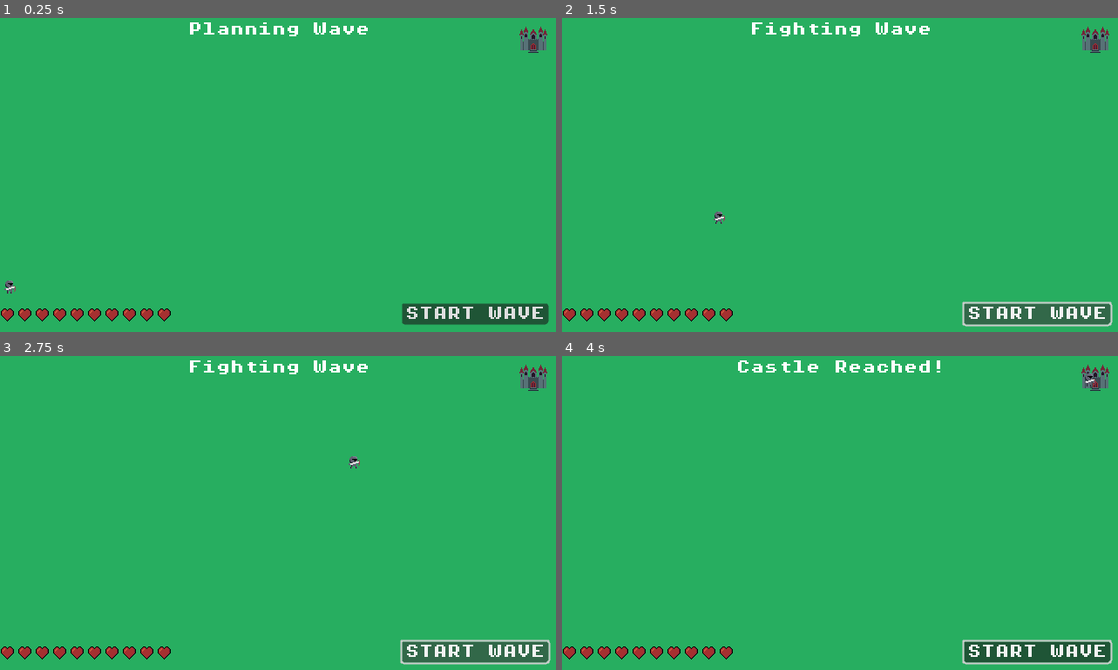
Above: before the commit, frames 1-4 (two rows, left to right).
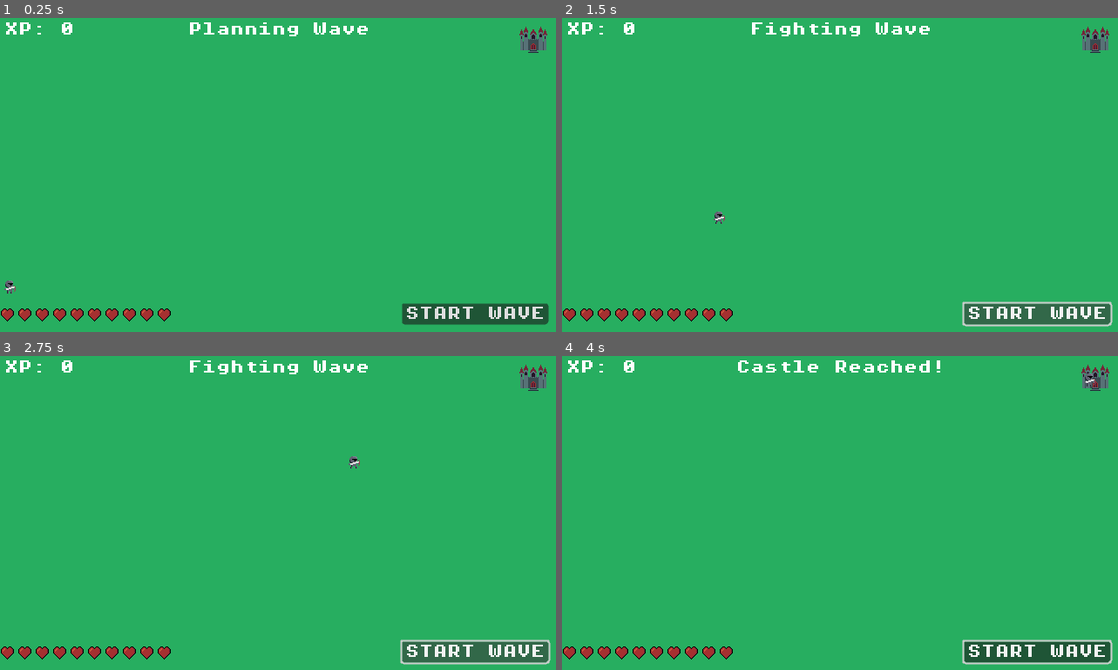
Above: after the commit, the same moments.

Repository: p-lorenzo/reversevs
Game: Godot game, scene res://scenes/world.tscn
Two runs of this game, one before a commit and one after it. Both use one fixed random seed, a clock stepped at 60 frames per second and the inputs below.
Inputs (mouse positions are in pixels of both pictures, inside the frame that each line leads up to):
- Up to frame 1 (0.25 s): no input
- Up to frame 2 (1.5 s): click "START WAVE" at 0.5 s; click "START WAVE" at 1.25 s
- Up to frame 3 (2.75 s): click "START WAVE" at 2 s
- Up to frame 4 (4 s): tap Enter (ui_accept) at 2.75, 3.02, 3.77 s; move the mouse to (962, 497) at 2.77 s; click (962, 497) at 2.92 s; move the mouse to (728, 528) at 3.52 s; click (728, 528) at 3.67 s

The runs differ from the first frame. In frame 1, 0.2% of the frame differs, in the area x 1-14%, y 1-6%; in frame 2, 0.2%; in frame 3, 0.2%; in frame 4, 0.2%.

Commit message:
feat: added experience counter

Diff:
--- a/project.godot
+++ b/project.godot
@@ -18,6 +18,7 @@
 [autoload]
 
 Game="*res://scripts/game.gd"
+ExperienceSystem="*res://scripts/experience_system.gd"
 
 [display]
 
--- a/scenes/enemy.tscn
+++ b/scenes/enemy.tscn
@@ -79,6 +79,8 @@
 
 [node name="Health" type="Node" parent="."]
 script = ExtResource("3_4ra3w")
+is_enemy = true
+exp_granted = 1
 max_health = 1
 
 [node name="slash" parent="." instance=ExtResource("4_5uy6h")]
--- /dev/null
+++ b/scenes/exp_label.gd
@@ -0,0 +1,9 @@
+extends Label
+
+func _ready() -> void:
+	if typeof(ExperienceSystem) != TYPE_NIL and not ExperienceSystem.xp_changed.is_connected(_on_xp_changed):
+		ExperienceSystem.xp_changed.connect(_on_xp_changed)
+	_on_xp_changed(ExperienceSystem.total_xp if typeof(ExperienceSystem) != TYPE_NIL else 0)
+
+func _on_xp_changed(total: int) -> void:
+	text = "XP: %d" % total
--- a/scenes/world.tscn
+++ b/scenes/world.tscn
@@ -7,6 +7,7 @@
 [ext_resource type="PackedScene" uid="uid://b30rmn847u86v" path="res://scenes/hud/phase.tscn" id="4_k0juu"]
 [ext_resource type="PackedScene" uid="uid://cclv64l4lj4gt" path="res://scenes/hud/hearts.tscn" id="6_qfnet"]
 [ext_resource type="Theme" uid="uid://d22t3t8dknlxk" path="res://resources/themes/theme.tres" id="7_i7141"]
+[ext_resource type="Script" uid="uid://4qqn2bqxadvi" path="res://scenes/exp_label.gd" id="8_4mrxx"]
 
 [sub_resource type="RectangleShape2D" id="RectangleShape2D_rwgxs"]
 size = Vector2(10, 8)
@@ -63,14 +64,14 @@
 anchor_right = 0.0
 grow_horizontal = 1
 
-[node name="LeftTop" type="Control" parent="CanvasLayer"]
+[node name="BottomLeft" type="Control" parent="CanvasLayer"]
 layout_mode = 3
 anchors_preset = 2
 anchor_top = 1.0
 anchor_bottom = 1.0
 grow_vertical = 0
 
-[node name="Hearts" parent="CanvasLayer/LeftTop" instance=ExtResource("6_qfnet")]
+[node name="Hearts" parent="CanvasLayer/BottomLeft" instance=ExtResource("6_qfnet")]
 layout_mode = 1
 
 [node name="Control" type="Control" parent="CanvasLayer"]
@@ -101,4 +102,19 @@
 theme = ExtResource("7_i7141")
 text = "START WAVE"
 
+[node name="TopLeft" type="Control" parent="CanvasLayer"]
+layout_mode = 3
+anchors_preset = 0
+offset_left = 5.0
+offset_top = 5.0
+offset_right = 45.0
+offset_bottom = 45.0
+
+[node name="Label" type="Label" parent="CanvasLayer/TopLeft"]
+layout_mode = 0
+offset_right = 40.0
+offset_bottom = 23.0
+theme = ExtResource("7_i7141")
+script = ExtResource("8_4mrxx")
+
 [connection signal="pressed" from="CanvasLayer/Control/Button" to="Player" method="_on_button_pressed"]
--- /dev/null
+++ b/scripts/experience_system.gd
@@ -0,0 +1,49 @@
+extends Node
+
+signal xp_changed(total_xp: int)
+signal enemy_killed(xp_gained: int, total_xp: int)
+
+var total_xp: int = 0
+
+func _ready() -> void:
+	_connect_existing_health_components()
+	if not get_tree().is_connected("node_added", Callable(self, "_on_node_added")):
+		get_tree().connect("node_added", _on_node_added)
+	if not get_tree().is_connected("node_removed", Callable(self, "_on_node_removed")):
+		get_tree().connect("node_removed", _on_node_removed)
+
+func _connect_existing_health_components() -> void:
+	_walk_and_connect(get_tree().root)
+
+func _walk_and_connect(node: Node) -> void:
+	_try_connect_health(node)
+	for c in node.get_children():
+		_walk_and_connect(c)
+
+func _on_node_added(node: Node) -> void:
+	_try_connect_health(node)
+
+func _on_node_removed(node: Node) -> void:
+	_try_disconnect_health(node)
+
+func _try_connect_health(node: Node) -> void:
+	if node is HealthComponent:
+		var hc: HealthComponent = node
+		if not hc.has_meta("__xp_connected"):
+			hc.connect("died", Callable(self, "_on_health_died").bind(hc))
+			hc.set_meta("__xp_connected", true)
+
+func _try_disconnect_health(node: Node) -> void:
+	if node is HealthComponent:
+		var hc: HealthComponent = node
+		if hc.has_meta("__xp_connected"):
+			# Non è necessario disconnettere se il nodo viene rimosso/freed,
+			# ma puliamo il meta per sicurezza.
+			hc.remove_meta("__xp_connected")
+
+func _on_health_died(hc: HealthComponent) -> void:
+	if hc.is_enemy:
+		var gain: int = max(0, hc.get_exp_granted())
+		total_xp += gain
+		enemy_killed.emit(gain, total_xp)
+		xp_changed.emit(total_xp)
--- a/scripts/health_system.gd
+++ b/scripts/health_system.gd
@@ -1,6 +1,8 @@
 class_name HealthComponent
 extends Node
 
+@export var is_enemy: bool = false
+@export var exp_granted: int = 0
 @export var max_health: int = 100
 var current_health: int = max_health
 
@@ -40,3 +42,6 @@
 
 func get_health_percentage() -> float:
 	return float(current_health) / float(max_health) if max_health > 0 else 0.0
+
+func get_exp_granted() -> int:
+	return exp_granted
Not shown, added: scenes/exp_label.gd.uid
Not shown: 1 places in scenes/world.tscn that only renumber resources
Not shown, added: scripts/experience_system.gd.uid
